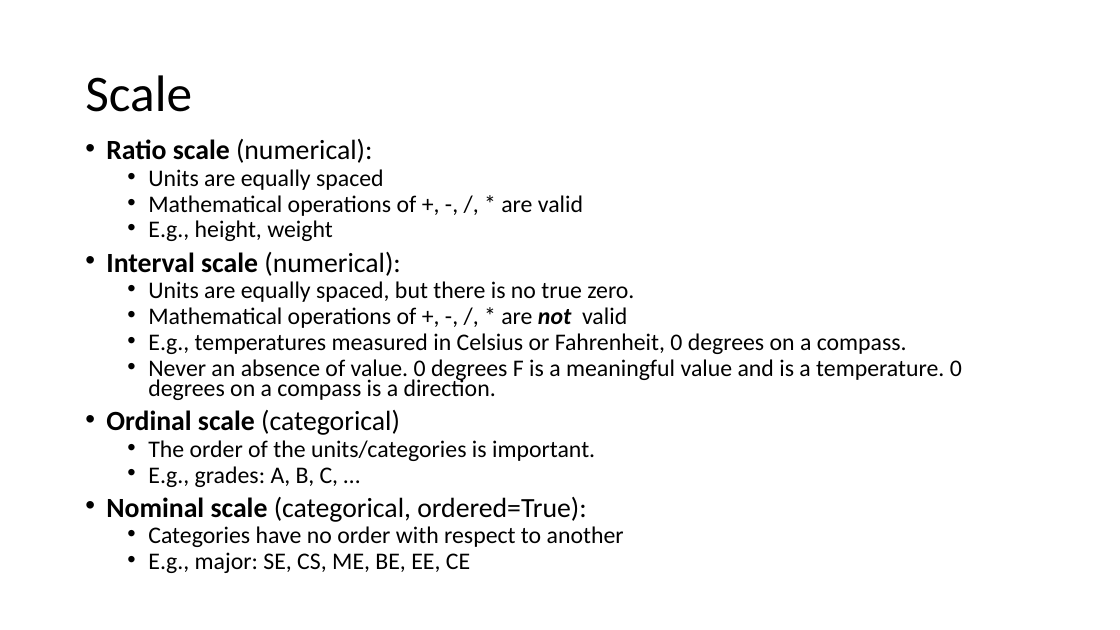
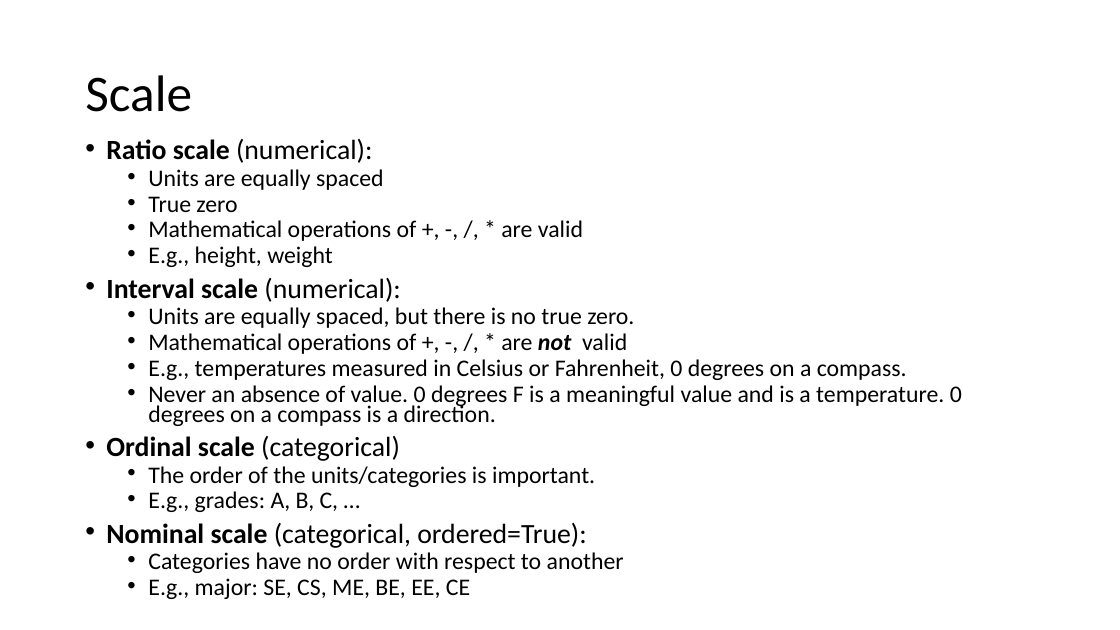
Before and after one commit to jayurbain/DataScienceIntro, a slide deck: slide 11 of slides/03_eda_data.pptx. Drawn at 1120x630 pixels with LibreOffice and Linux fonts; fonts in the diff are those of the drawing. Boxes give left, top, right and bottom in pixels: in the first picture for what was removed or moved away, otherwise in the second. Text is boxed around its words. In the diff, an @@ line names an element or a change of style, - is before the commit and + after.

```diff
--- a/slides/03_eda_data.pptx
+++ b/slides/03_eda_data.pptx
@@ text at box(148, 196, 237, 212): paragraph added @@
+  • True zero
```
Also in this commit, not shown: 5 other slides changed, 4 other files.
